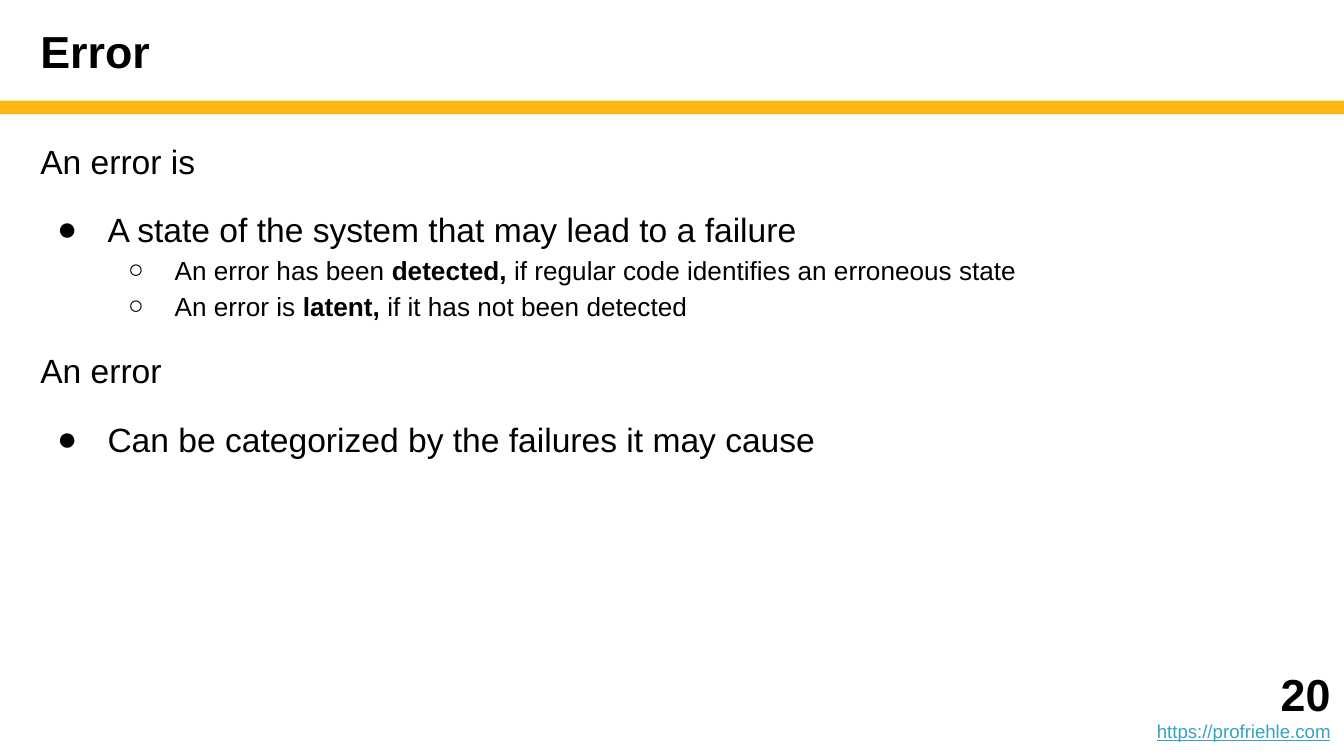
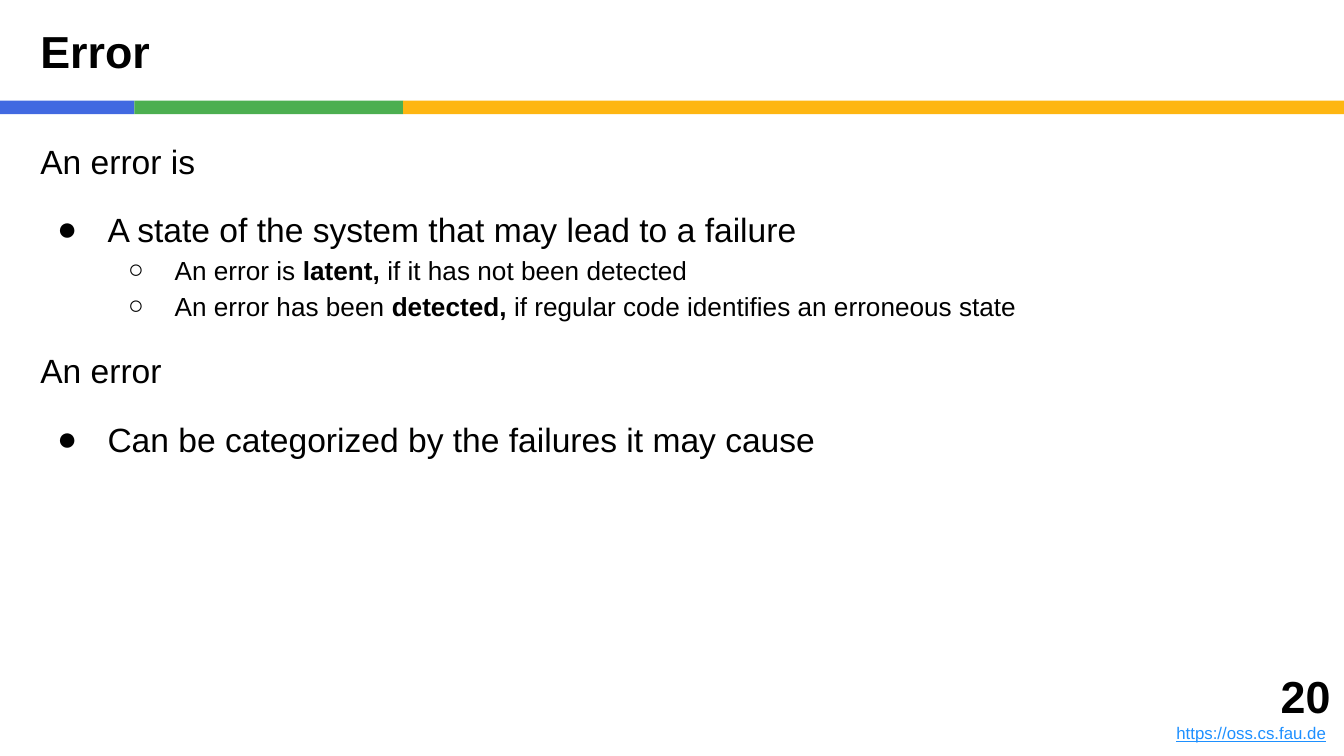
Before and after one commit to dirkriehle/adap-course, a slide deck: slide 20 of Lecture slides/ADAP B05 - Error and Exception Handling.pptx. Drawn at 1344x756 pixels with LibreOffice and Linux fonts; fonts in the diff are those of the drawing. Boxes give left, top, right and bottom in pixels: in the first picture for what was removed or moved away, otherwise in the second. Text is boxed around its words. In the diff, an @@ line names an element or a change of style, - is before the commit and + after.

```diff
--- a/Lecture slides/ADAP B05 - Error and Exception Handling.pptx
+++ b/Lecture slides/ADAP B05 - Error and Exception Handling.pptx
@@ rectangle added at (0, 101, 134, 114), fill #4169E1 @@
@@ rectangle added at (134, 101, 403, 114), fill #4CAF50 @@
@@ rectangle: place and size @@
-rectangle at (0, 101, 1344, 114)
+rectangle at (403, 101, 1344, 114)
@@ text at (175, 261, 687, 284): paragraph added @@
+  ○ An error is latent, if it has not been detected
@@ text at (175, 297, 687, 320): paragraph removed @@
-  ○ An error is latent, if it has not been detected
@@ text: place and size @@
-text at (1157, 679, 1331, 742)
+text at (1176, 681, 1331, 743)
@@ text at (1176, 726, 1325, 743): text changed; size 10 to 9 pt; text colour #34A3C5 to #1E90FF @@
-https://profriehle.com
+https://oss.cs.fau.de
```
Also in this commit, not shown: 53 other slides changed, 17 other files.
